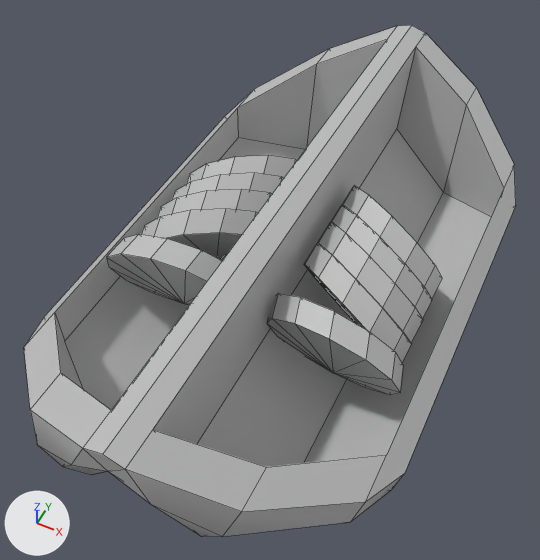
A saved change to the FBX model RabbitCoyote/Assets/Art/3DModels_Maguey/New Models/Seed_Open.fbx.
Rendered twice from a camera (50 mm lens) standing at (0.00498, -0.01135, 0.01079) and looking at (-0.00034, -0.00072, -0.0025). The lights are fixed; the arrows at lower left show +X, +Y and +Z. Mesh edges are drawn as thin lines. Where no turn or scale is listed for an object, it has been applied to the vertices.

Objects in the first picture: 'Seed10', 'Seed10.001', 'Seed6', 'Seed6.001', 'Seed7', 'Seed7.001', 'Seed8', 'Seed8.001', 'Seed9', 'Seed9.001', 'Seed_Open'.
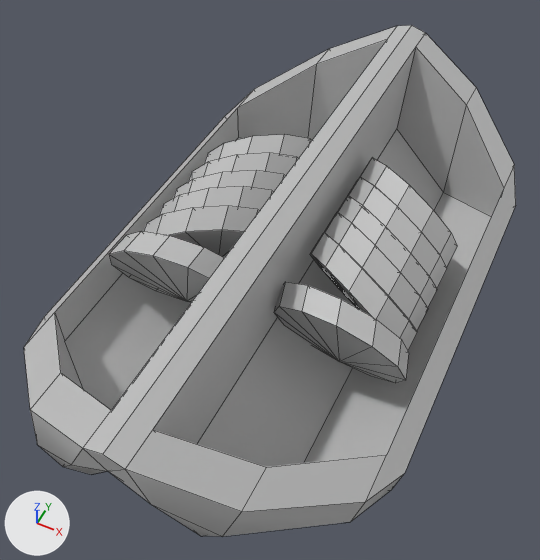
ob_seeds1 is not drawn itself; it is the parent of ob_seed9_001, ob_seed6_001, ob_seed7_001, ob_seed8_001.
ob_seeds is not drawn itself; it is the parent of ob_seed8, ob_seed6, ob_seed9, ob_seed7.

Location of each change, [x1, y1, x2, y2] in pixels of the pictures (540 x 560 px; the box of a moved part takes in the faces that stretch with it):
'Seed10.001', moved
    before: [267, 293, 403, 395]
    after: [274, 282, 409, 383]
'Seed9.001', moved
    before: [304, 243, 412, 362]
    after: [310, 232, 417, 350]
'Seed10', moved
    before: [106, 234, 222, 305]
    after: [109, 232, 224, 302]
'Seed8.001', moved
    before: [318, 222, 423, 342]
    after: [325, 212, 428, 331]
'Seed6.001', moved
    before: [343, 186, 442, 299]
    after: [348, 177, 447, 288]
'Seed7.001', mesh turned, moved, reshaped
    before: [331, 204, 432, 319]
    after: [337, 195, 437, 308]
'Seed9', moved
    before: [141, 209, 258, 261]
    after: [144, 206, 260, 258]
'Seed5.001', added
    after: [360, 158, 457, 267]
'Seed8', moved
    before: [157, 189, 272, 218]
    after: [159, 187, 274, 216]
'Seed6', mesh turned, moved
    before: [187, 155, 297, 184]
    after: [189, 153, 299, 181]
'Seed7', moved
    before: [172, 173, 284, 200]
    after: [174, 171, 286, 198]
'Seed5', added
    after: [204, 134, 312, 164]
part 1 of me_mesh_001, moved or reshaped
    before: [187, 155, 297, 184]
    after: [204, 134, 312, 164]
part 2 of me_mesh_007, moved or reshaped
    before: [331, 204, 432, 319]
    after: [360, 158, 457, 267]

Patch to the scene script:
```diff
--- a/RabbitCoyote/Assets/Art/3DModels_Maguey/New Models/Seed_Open.fbx.py
+++ b/RabbitCoyote/Assets/Art/3DModels_Maguey/New Models/Seed_Open.fbx.py
@@ me_mesh_001 @@
 me_mesh_001.from_pydata(...)  # 24 vertices, 32 faces; spans x -0.144..0.145, y -0.124..0.124, z -0.109..0.109
 # used by ob_seed6; parent = ob_seeds; location = (0.00364, -0.0389, 0.0485)
+# me_mesh_001 part 1: the whole mesh is turned 90 degrees about the x axis through the mesh origin and scaled by 0.01
 me_mesh_001.materials.append(mat_lambert1)
@@ me_mesh_007 @@
 me_mesh_007.from_pydata(...)  # 24 vertices, 32 faces; spans x -0.145..0.144, y -0.124..0.124, z -0.109..0.109
 # used by ob_seed7_001; parent = ob_seeds1; location = (-0.00364, -0.0389, 0.121)
+# me_mesh_007 part 2: the whole mesh is turned 90 degrees about the x axis through the mesh origin and scaled by 0.01
 me_mesh_007.materials.append(mat_lambert1)
@@ ob_seed7_001 @@
-ob_seed7_001 = bpy.data.objects.new('Seed7.001', me_mesh_007)
+ob_seed7_001 = bpy.data.objects.new('Seed7.001', me_mesh_009)
 ob_seed7_001.parent = ob_seeds1
@@ ob_seeds1 @@
 ob_seeds1.parent = ob_seed_open
-ob_seeds1.location = (0.196, -0.146, -0.158)
+ob_seeds1.location = (0.196, -0.146, -0.193)
@@ ob_seed10_001 @@
 ob_seed10_001 = bpy.data.objects.new('Seed10.001', me_mesh_010)
-ob_seed10_001.location = (0.00193, -0.00225, -0.00184)
+ob_seed10_001.location = (0.00193, -0.00191, -0.00184)
@@ ob_seed10 @@
 ob_seed10 = bpy.data.objects.new('Seed10', me_mesh_005)
-ob_seed10.location = (-0.00208, -0.00201, -0.00184)
+ob_seed10.location = (-0.00208, -0.00191, -0.00184)
@@ ob_seeds @@
 ob_seeds.parent = ob_seed_open
-ob_seeds.location = (-0.211, -0.146, -0.183)
+ob_seeds.location = (-0.211, -0.146, -0.193)
@@ ob_seed5_001 @@
+ob_seed5_001 = bpy.data.objects.new('Seed5.001', me_mesh_007)
+ob_seed5_001.location = (0.00193, 0.00225, -0.00184)
@@ ob_seed5 @@
+ob_seed5 = bpy.data.objects.new('Seed5', me_mesh_001)
+ob_seed5.location = (-0.00208, 0.00225, -0.00184)
```
